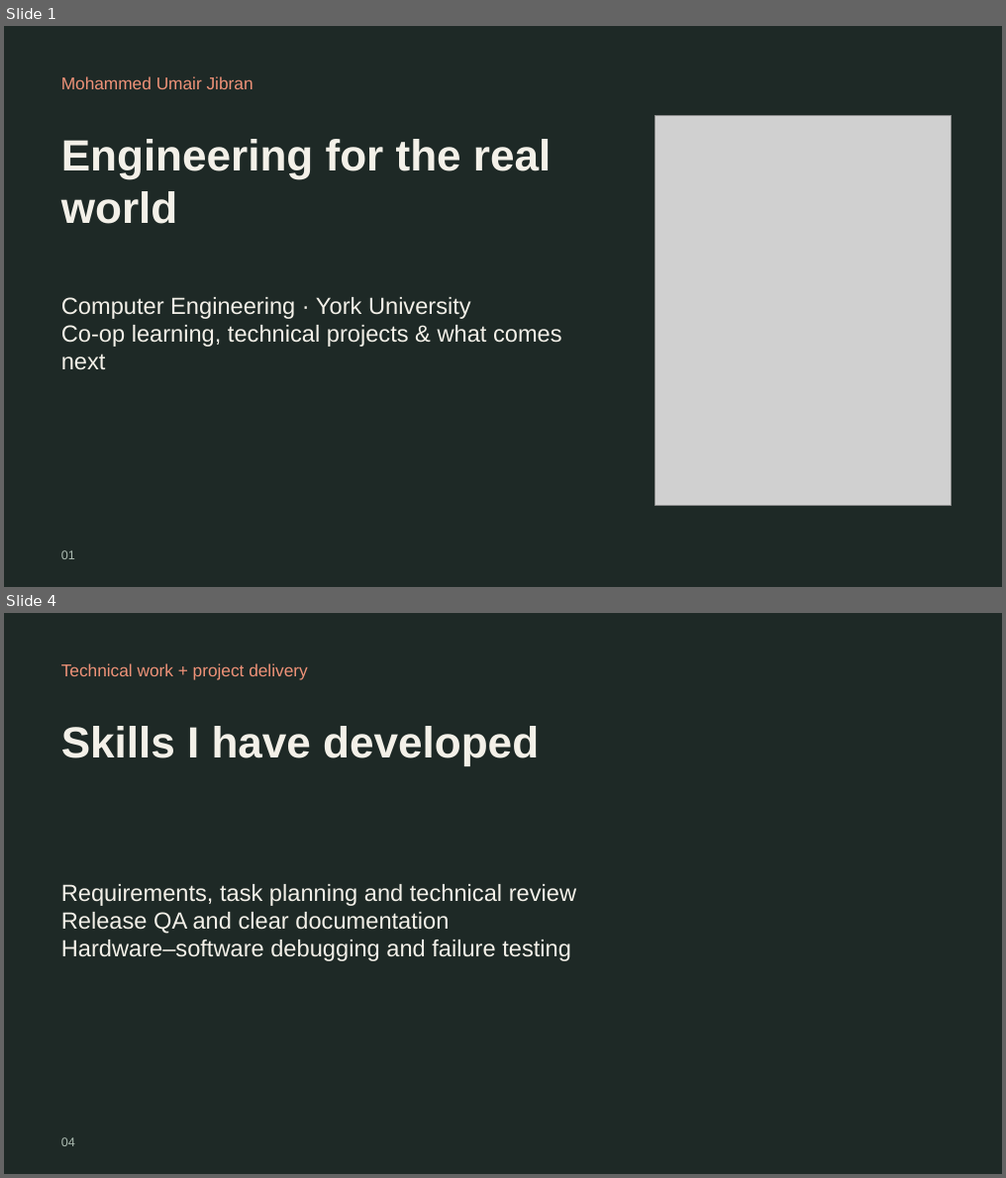
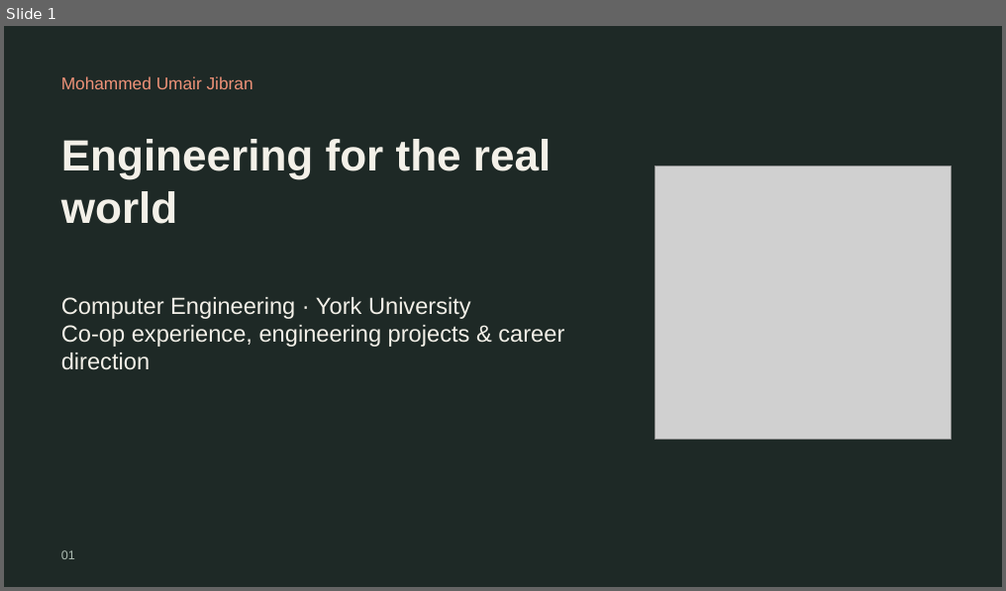
Before and after one commit to mjumair7/UmairJibran-ePortfolio, a slide deck: assets/About-Me.pptx. Shown one above the other, each under a label of ours: slides 1 and 4 before the commit, slide 1 after it; the slides between them are not shown. The pictures are 1006x1178 and 1006x591 pixels, drawn with LibreOffice and Linux fonts; fonts in the diff are those of the drawing; grey boxes stand for pictures. Boxes give left, top, right and bottom in pixels: in the first picture for what was removed or moved away, otherwise in the second. Text is boxed around its words. In the diff, an @@ line names an element or a change of style, - is before the commit and + after.

Commit message:
Use original photo crop and update presentation from resume

```diff
--- a/assets/About-Me.pptx
+++ b/assets/About-Me.pptx
@@ slide 4 removed at bbox=[4, 613, 1002, 1174], background #1E2926 @@
@@ text removed at bbox=[61, 663, 308, 680] @@
-Technical work + project delivery
@@ text removed at bbox=[61, 726, 539, 765] @@
-Skills I have developed
@@ text removed at bbox=[61, 884, 576, 961] @@
-Requirements, task planning and technical review
-Release QA and clear documentation
-Hardware–software debugging and failure testing
@@ text removed at bbox=[61, 1138, 75, 1147] @@
-04
@@ slide 1 changed as well @@
@@ picture: place and size @@
-picture at bbox=[655, 116, 951, 506]
+picture at bbox=[655, 167, 951, 440]
@@ text at bbox=[61, 325, 564, 371]: text changed @@
-Co-op learning, technical projects & what comes next
+Co-op experience, engineering projects & career direction
```
Also in this commit, not shown: 4 other slides changed, 2 slides added, 1 other slide removed, 6 other files.
